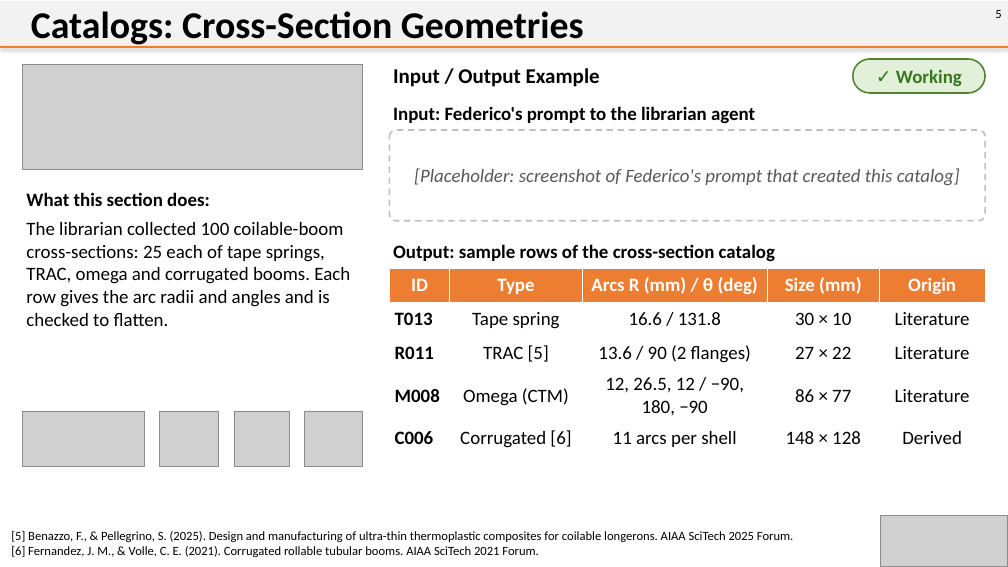
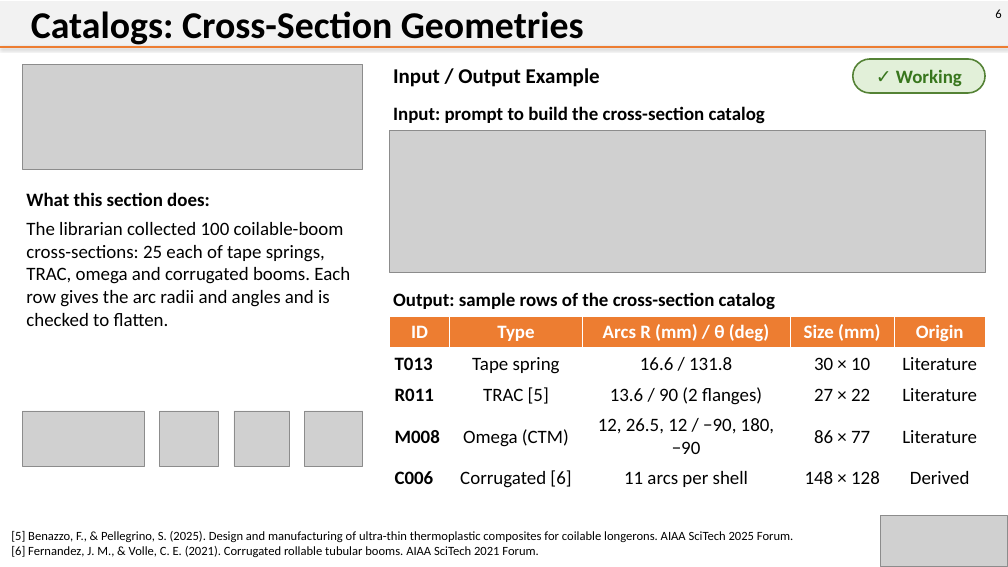
Before and after one commit to citgitfr/BenazzoVenkatadri_ThinShellSims, a slide deck: slide 6 of Lab Report 3/Lab Report 3 Demonstration of Agent System.pptx (slide 5 before the commit). Drawn at 1008x567 pixels with LibreOffice and Linux fonts; fonts in the diff are those of the drawing; grey boxes stand for pictures. Boxes give left, top, right and bottom in pixels: in the first picture for what was removed or moved away, otherwise in the second. Text is boxed around its words. In the diff, an @@ line names an element or a change of style, - is before the commit and + after.

```diff
--- a/Lab Report 3/Lab Report 3 Demonstration of Agent System.pptx
+++ b/Lab Report 3/Lab Report 3 Demonstration of Agent System.pptx
@@ text at [995, 9, 1001, 18]: text changed @@
-5
+6
@@ text at [393, 106, 765, 124]: text changed @@
-Input: Federico's prompt to the librarian agent
+Input: prompt to build the cross-section catalog
@@ rounded rectangle removed at [389, 130, 985, 221] @@
-[Placeholder: screenshot of Federico's prompt that created this catalog]
@@ picture added at [389, 130, 985, 272] @@
@@ text "Output: sample rows of the ...": place and size @@
-text "Output: sample rows of the ..." at [393, 244, 775, 262]
+text "Output: sample rows of the ..." at [393, 292, 775, 310]
@@ table: place and size @@
-table at [389, 268, 985, 452]
+table at [389, 316, 985, 492]
```
Also in this commit, not shown: 12 other slides changed, 1 slide added, 9 other files.
